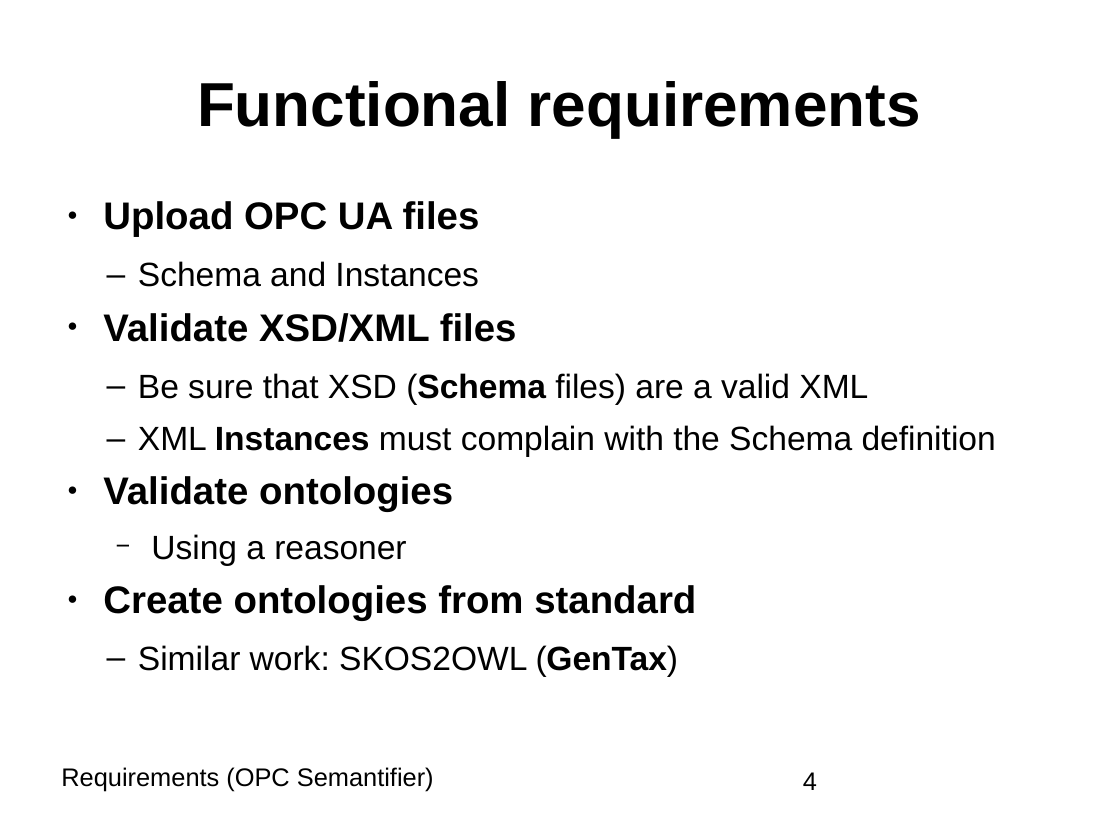
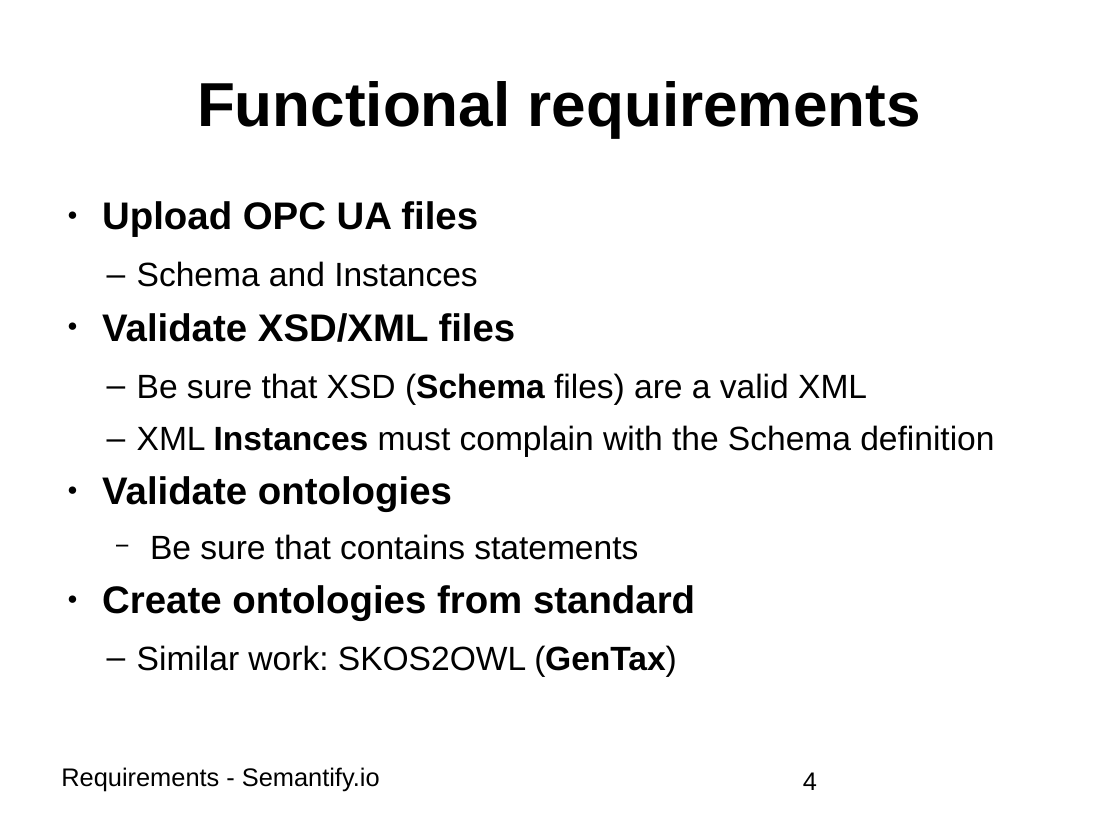
Before and after one commit to BonnWestCoast/Semantify.io-docs, a slide deck: slide 4 of 2requirements/presentation.ppt. Drawn at 1120x840 pixels with LibreOffice and Linux fonts; fonts in the diff are those of the drawing. Boxes give left, top, right and bottom in pixels: in the first picture for what was removed or moved away, otherwise in the second. Text is boxed around its words. In the diff, an @@ line names an element or a change of style, - is before the commit and + after.

Commit message:
Uploading slides as they were presented

```diff
--- a/2requirements/presentation.ppt
+++ b/2requirements/presentation.ppt
@@ text at (x1=102, y1=201, x2=994, y2=676): indent changed @@
@@ text at (x1=150, y1=534, x2=638, y2=560): text changed @@
-  − Using a reasoner
+  − Be sure that contains statements
@@ text at (x1=61, y1=767, x2=380, y2=791): text changed @@
-Requirements (OPC Semantifier)
+Requirements - Semantify.io
```
Also in this commit, not shown: 6 other slides changed, 2 slides added, 1 slide removed, 1 other file.
